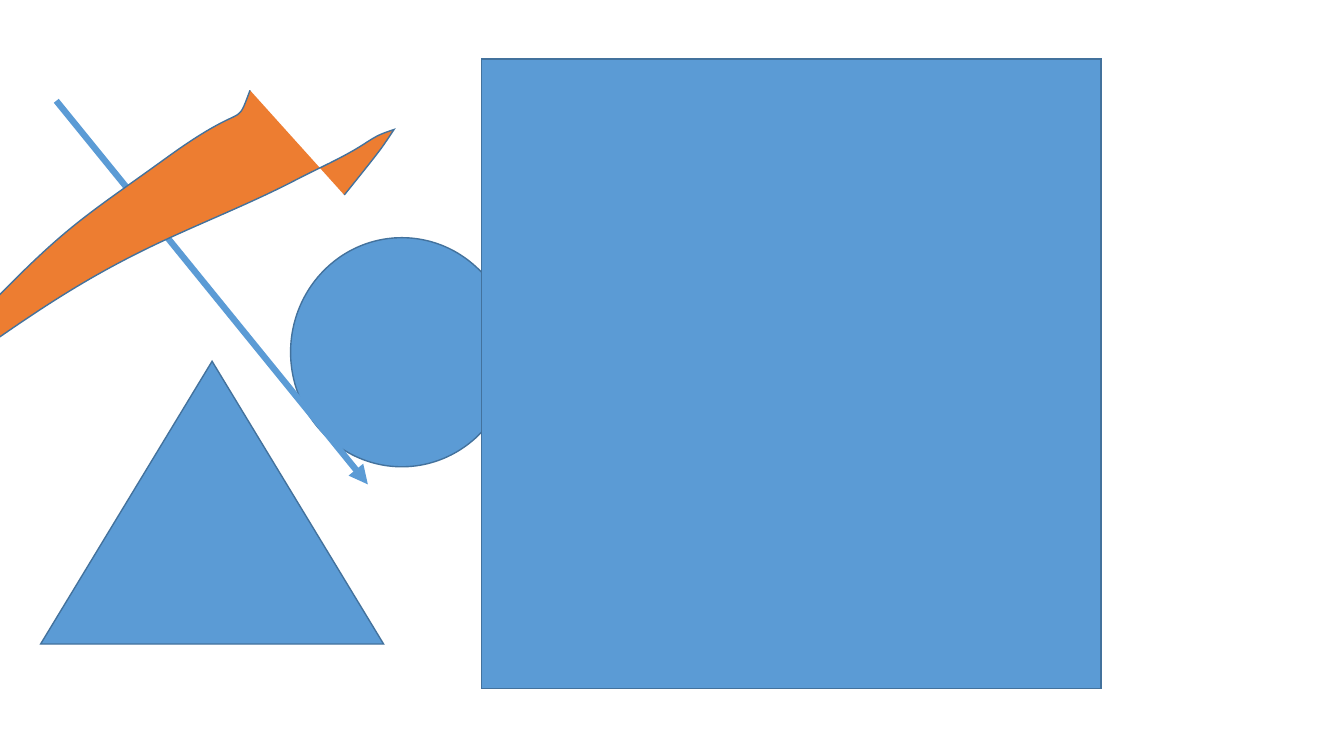
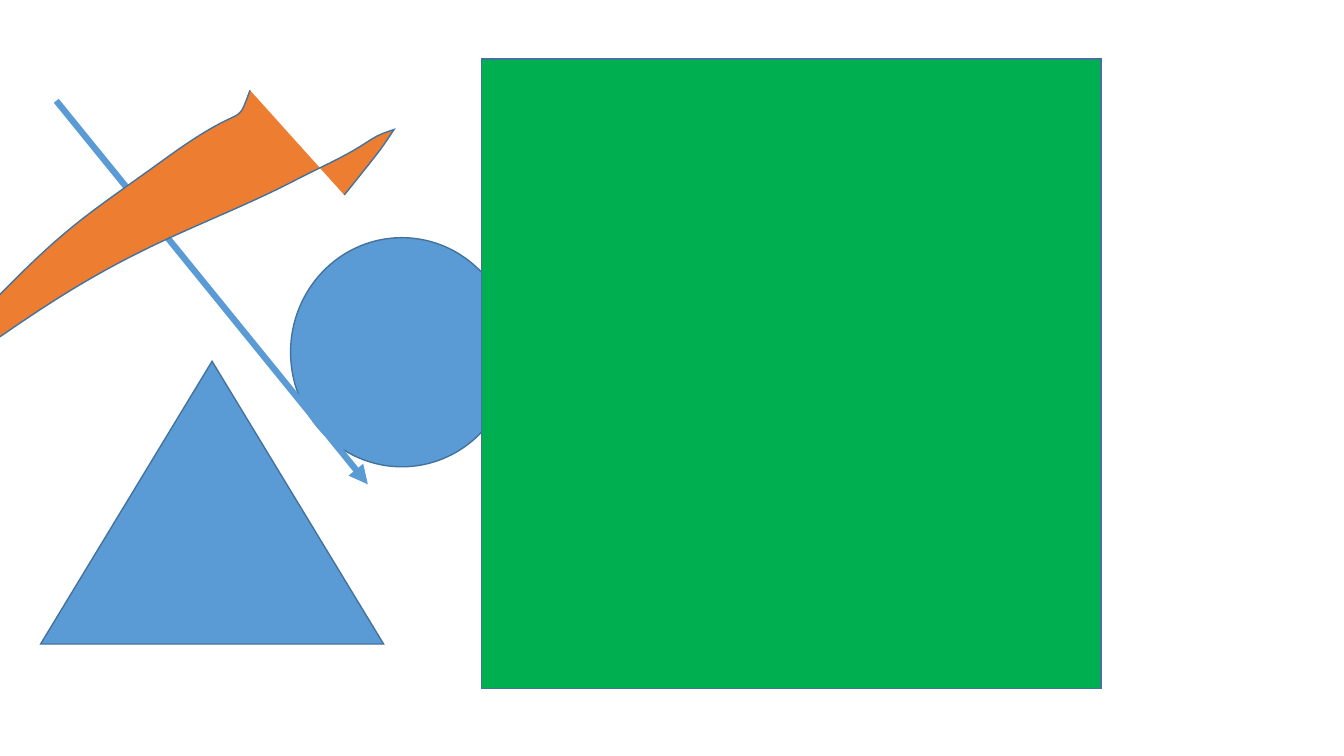
Before and after one commit to theovillar/Test1, a slide deck: slide 1 of Présentation1.pptx. Drawn at 1344x756 pixels with LibreOffice and Linux fonts; fonts in the diff are those of the drawing. Boxes give left, top, right and bottom in pixels: in the first picture for what was removed or moved away, otherwise in the second. Text is boxed around its words. In the diff, an @@ line names an element or a change of style, - is before the commit and + after.

Commit message:
yeah12

```diff
--- a/Présentation1.pptx
+++ b/Présentation1.pptx
@@ rectangle at [482,58,1101,689]: fill #5B9BD5 to #00B050 @@
```
